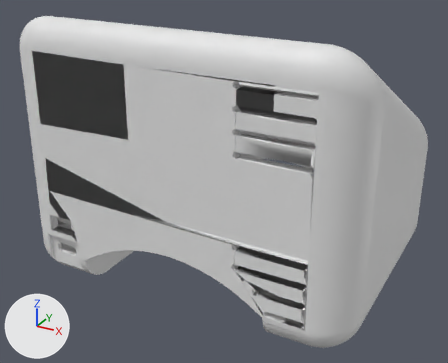
The OBJ model schemes/3D_models/base/base.obj as it was, and as the next commit left it.
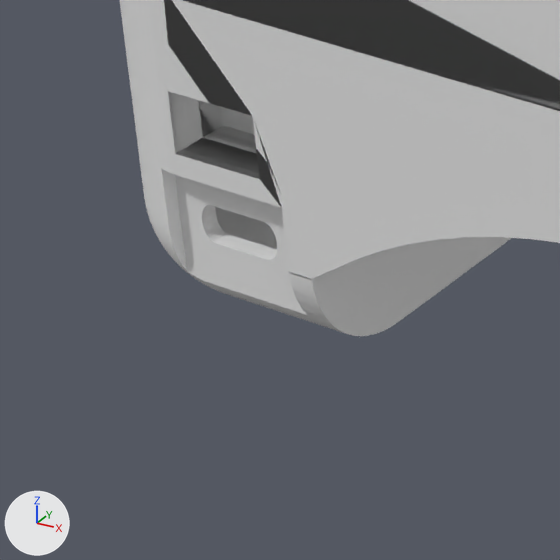
The first picture shows the older version from a 50 mm lens placed at (113.2, -216.6, 123.5), pointed at (-0.7, -9.6, 20.0). The close-ups show both versions on the part from 2% to 33% of the width and 53% to 91% of the height of that picture; other places that the commit changed are outside them. Every picture has the same lights, and +X, +Y and +Z are marked at lower left. Where no turn or scale is listed for an object, it has been applied to the vertices.

The first close-up shows 'sketch_2'.
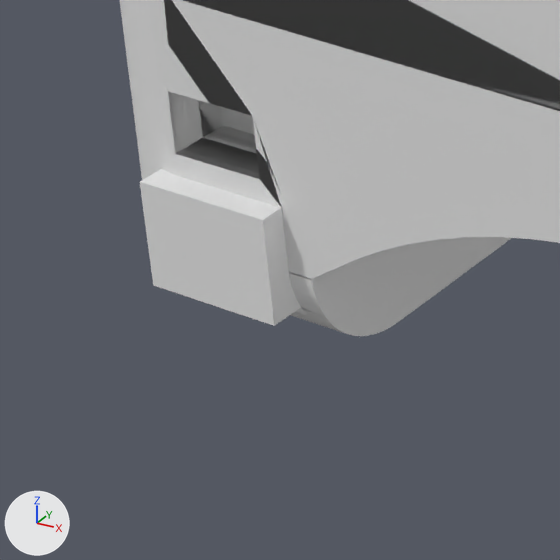
Location of each change, [x1, y1, x2, y2] in pixels of the close-ups (560 x 560 px):
```json
{"object": "type-c.001", "change": "added", "after": [140, 169, 301, 326]}
```

Scene script edits in JSON lines:
```json
{"op": "add", "block": "me_type_c_001", "code": ["me_type_c_001 = bpy.data.meshes.new('type-c.001')", "me_type_c_001.from_pydata(...)  # 76 vertices, 74 faces; spans x -58.0..-42.0, y -57.8..-45.8, z -10.0..2.0"]}
{"op": "add", "block": "ob_type_c_001", "code": ["ob_type_c_001 = bpy.data.objects.new('type-c.001', me_type_c_001)", "ob_type_c_001.location = (0.0, 0.0, 0.0)"]}
```
